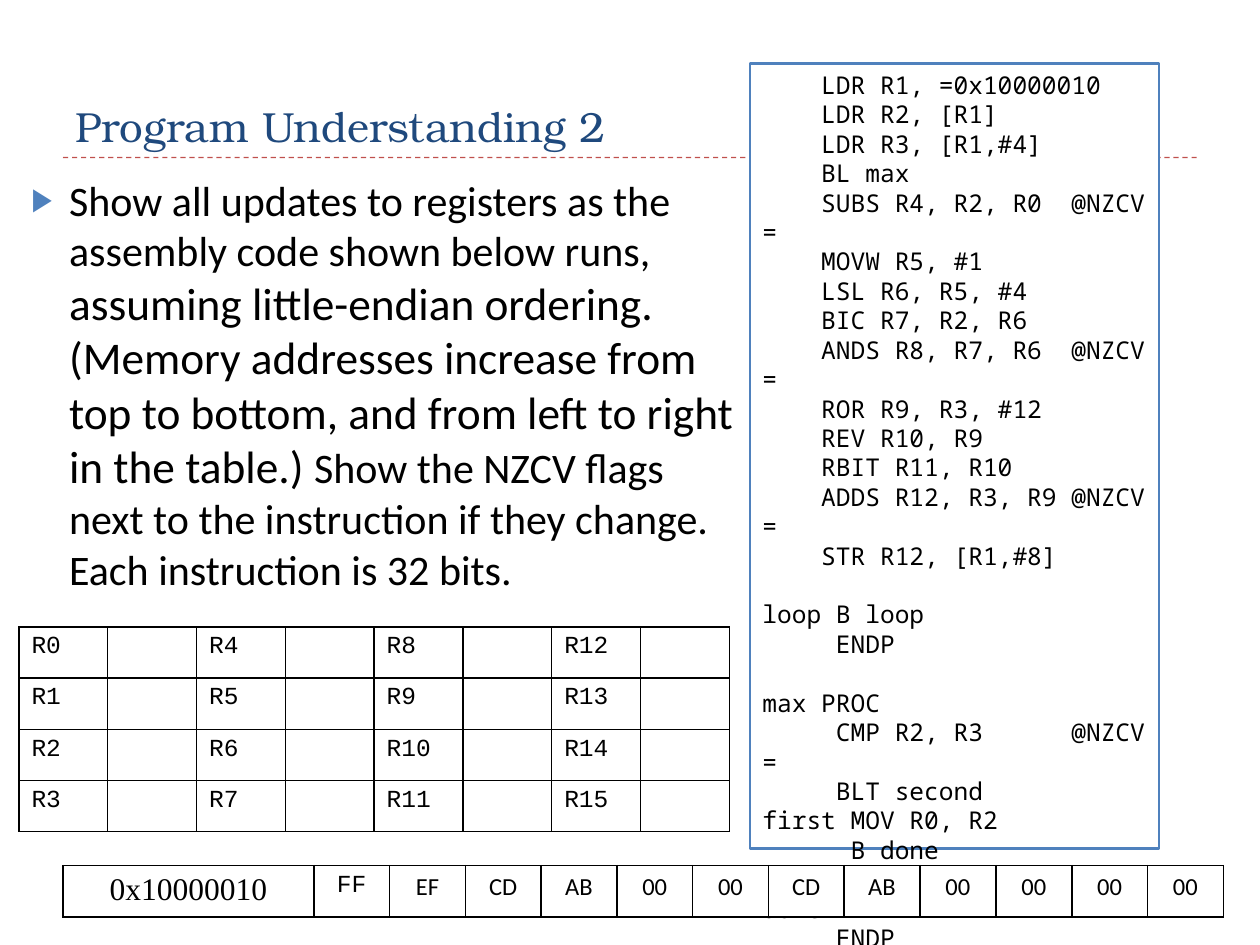
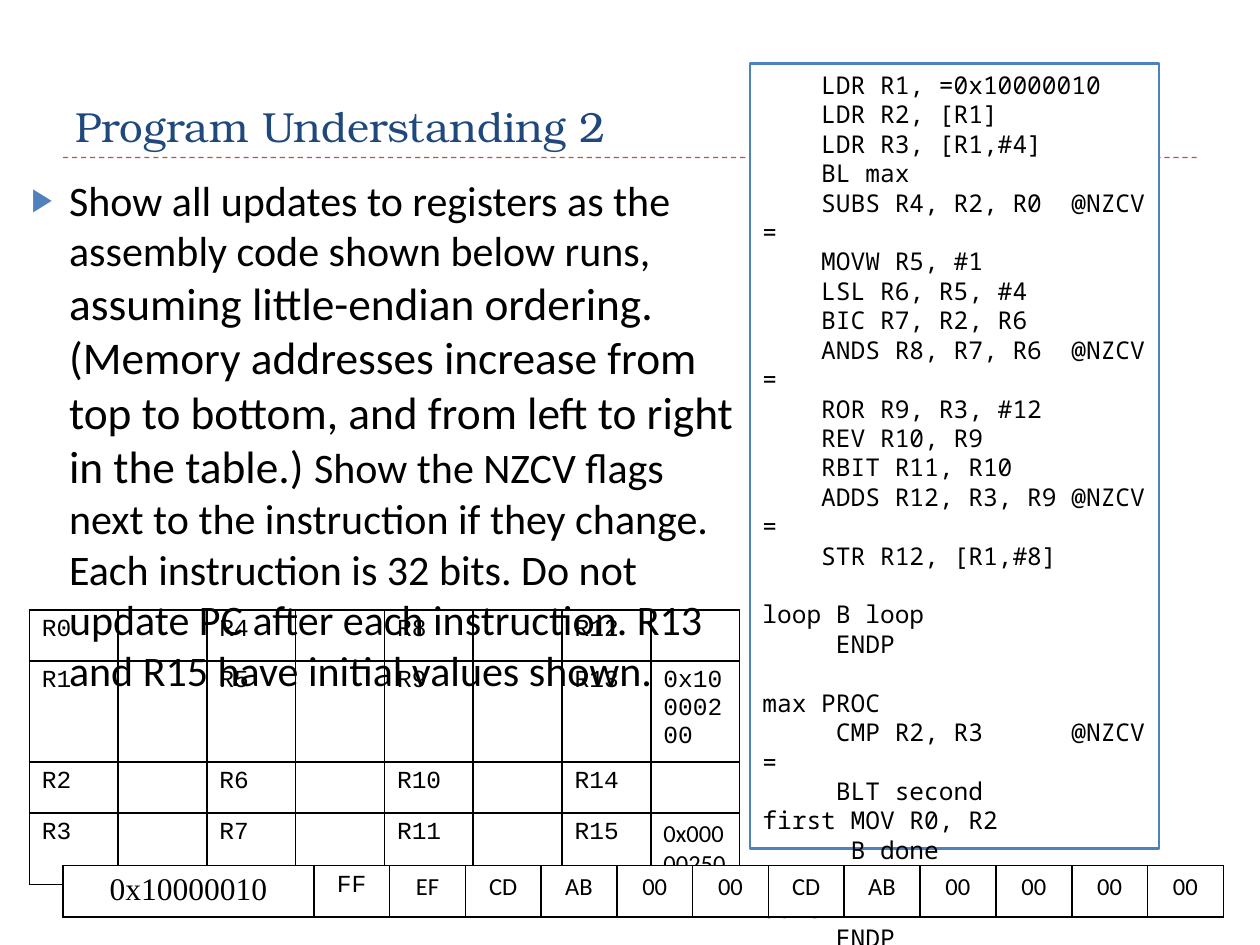
Before and after one commit to guhofstra/CSC111Fa25, a slide deck: slide 32 of PPTs/Ch5_ARM_Load_Store_Exercises_ANS.pptx. Drawn at 1260x945 pixels with LibreOffice and Linux fonts; fonts in the diff are those of the drawing. Boxes give left, top, right and bottom in pixels: in the first picture for what was removed or moved away, otherwise in the second. Text is boxed around its words. In the diff, an @@ line names an element or a change of style, - is before the commit and + after.

```diff
--- a/PPTs/Ch5_ARM_Load_Store_Exercises_ANS.pptx
+++ b/PPTs/Ch5_ARM_Load_Store_Exercises_ANS.pptx
@@ text at (x1=69, y1=186, x2=733, y2=696): text changed @@
-▶ Show all updates to registers as the assembly code shown below runs, assuming little-endian ordering. (Memory addresses increase from top to bottom, and from left to right in the table.) Show the NZCV flags next to the instruction if they change. Each instruction is 32 bits.
+▶ Show all updates to registers as the assembly code shown below runs, assuming little-endian ordering. (Memory addresses increase from top to bottom, and from left to right in the table.) Show the NZCV flags next to the instruction if they change. Each instruction is 32 bits. Do not update PC after each instruction. R13 and R15 have initial values shown.
@@ table at (x1=29, y1=610, x2=735, y2=854) @@
-row 2, column 8: 
+row 2, column 8: 0x10000200
-row 4, column 8: 
+row 4, column 8: 0x00000250
@@ table resized from (x1=19, y1=627, x2=725, y2=832) to (x1=29, y1=610, x2=735, y2=854) @@
```
Also in this commit, not shown: 5 other slides changed, 1 slide added, 3 other files.
